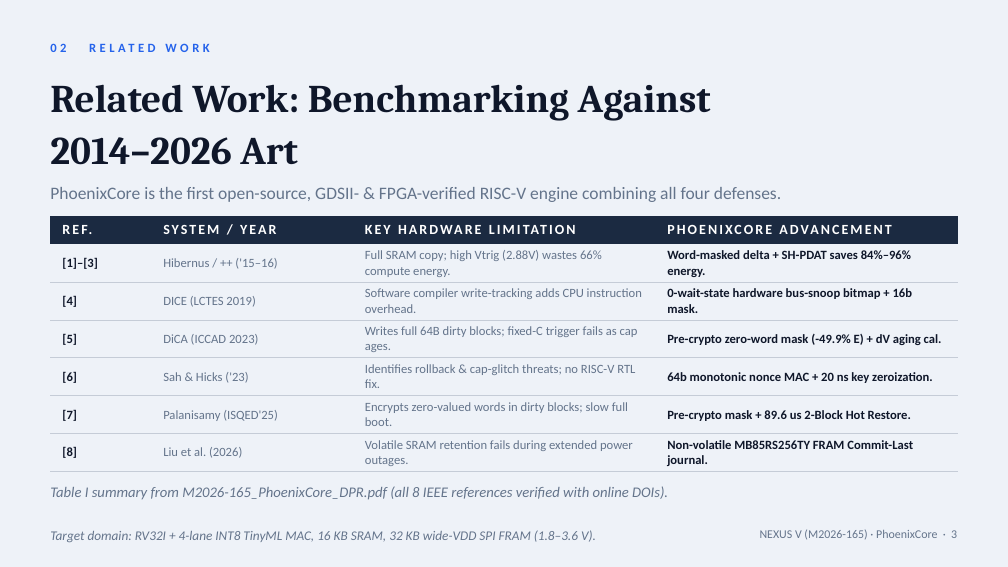
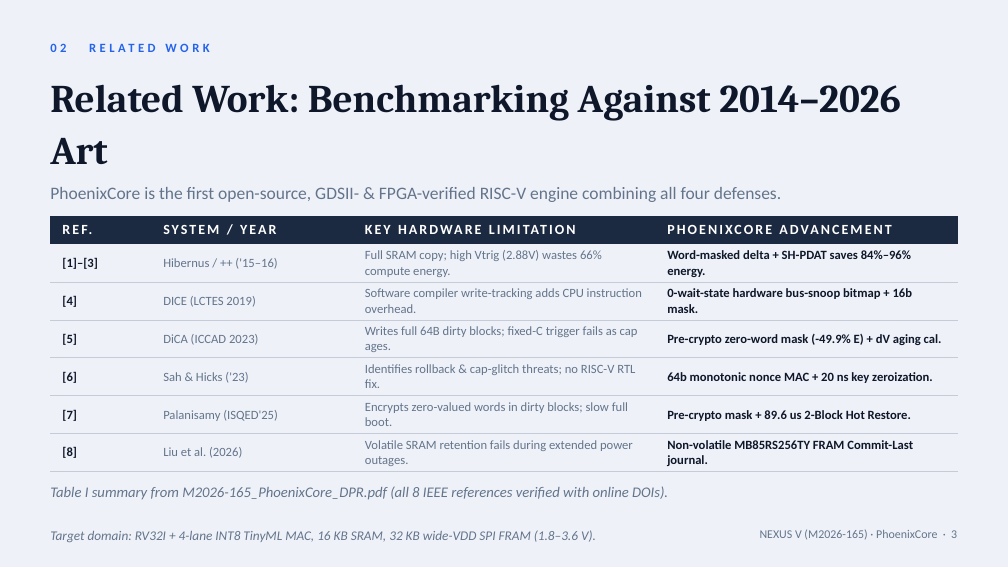
Before and after one commit to akifmohamed/PhoenixCore-M2026-165, a slide deck: slide 3 of docs/M2026-165_PhoenixCore_Final_Presentation.pptx. Drawn at 1008x567 pixels with LibreOffice and Linux fonts; fonts in the diff are those of the drawing. Boxes give left, top, right and bottom in pixels: in the first picture for what was removed or moved away, otherwise in the second. Text is boxed around its words. In the diff, an @@ line names an element or a change of style, - is before the commit and + after.

```diff
--- a/docs/M2026-165_PhoenixCore_Final_Presentation.pptx
+++ b/docs/M2026-165_PhoenixCore_Final_Presentation.pptx
@@ text at <box>50,84,901,164</box>: text changed @@
-Related Work: Benchmarking Against
-2014–2026 Art
+Related Work: Benchmarking Against 2014–2026 Art
```
Also in this commit, not shown: 6 other slides changed, 1 other file.
